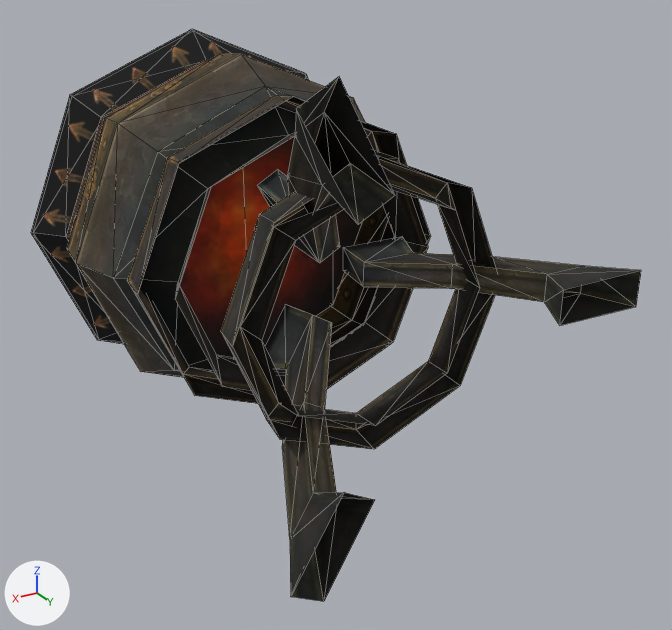
The OBJ model sceneobjs/huodong_zhanchang_01/huodong_zhanchang_01_huopen_01.obj as it was, and as the next commit left it.
One viewpoint serves both versions: a camera (50 mm lens) standing at (61.2, 76.9, 44.6) and looking at (-1.5, -27.7, -7.7). Arrows for +X, +Y and +Z are at lower left; the lights stay in place. Mesh edges are drawn as thin lines. Where no turn or scale is listed for an object, it has been applied to the vertices.

The scene before the commit, as lines of its bpy script (objects in view):
```python
me_huodong_zhanchang_01_huopen_01 = bpy.data.meshes.new('huodong_zhanchang_01_huopen_01')
me_huodong_zhanchang_01_huopen_01.from_pydata(...)  # 220 vertices, 342 faces; spans x -31.0..31.0, y -64.8..0.0, z -30.6..30.6
me_huodong_zhanchang_01_huopen_01.materials.append(mat_material_1)  # picture img_huodong_zhanchang_01_huopeng01_01_png
ob_huodong_zhanchang_01_huopen_01 = bpy.data.objects.new('huodong_zhanchang_01_huopen_01', me_huodong_zhanchang_01_huopen_01)
ob_huodong_zhanchang_01_huopen_01.location = (0.0, 0.0, 0.0)
```
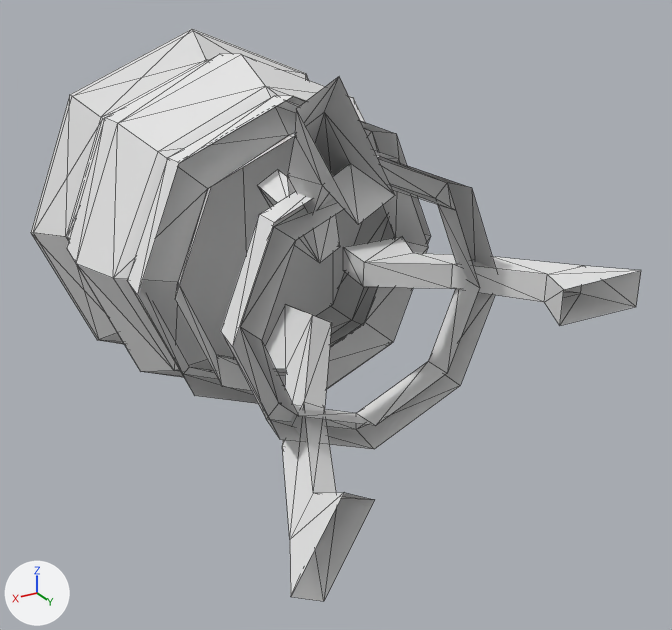
What the commit changed:
Material 'material_1' (mat_material_1_1) is new.
Its base color is (0.8, 0.8, 0.8) (white #e7e7e7).
Its roughness is 1.0.
me_huodong_zhanchang_01_huopen_01 has 220 vertices, 342 faces and spans x -31.0..31.0, y -64.8..0.0, z -30.6..30.6.
me_huodong_zhanchang_01_huopen_01 no longer uses material mat_material_1 (picture img_huodong_zhanchang_01_huopeng01_01_png).
me_huodong_zhanchang_01_huopen_01 now uses material mat_material_1_1 (white #e7e7e7).

Boxes [x1, y1, x2, y2] around the edits, measured in the pictures (672 x 630 px):
'huodong_zhanchang_01_huopen_01', recoloured (black to grey): [31, 29, 641, 602] in both
